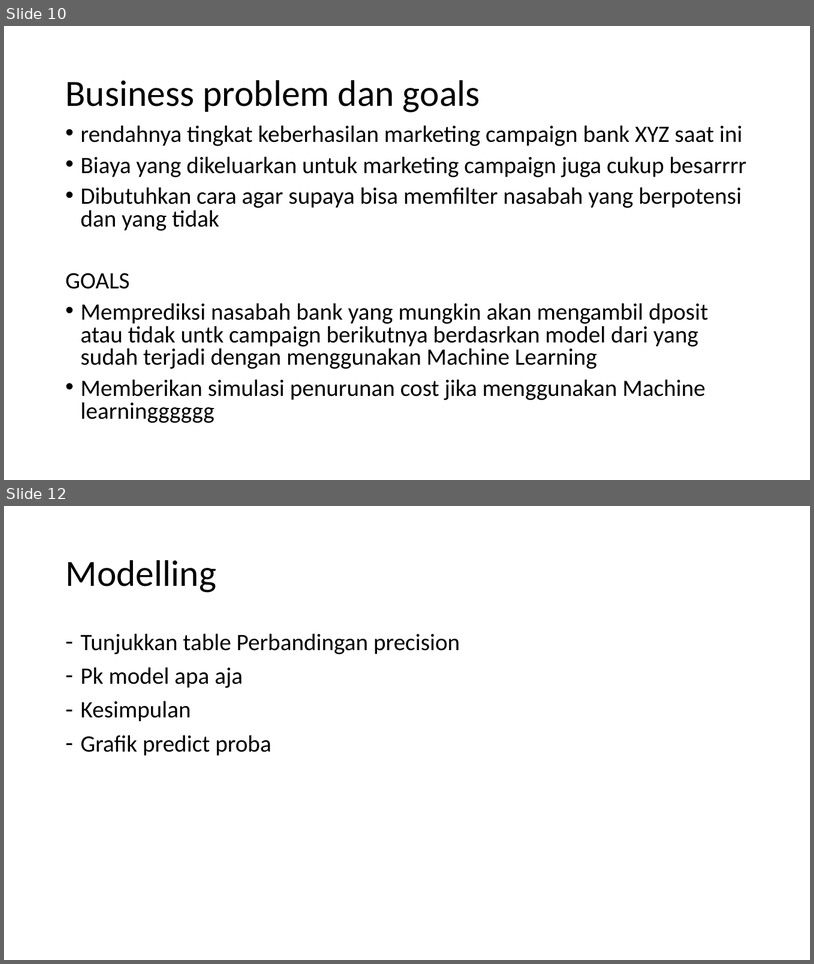
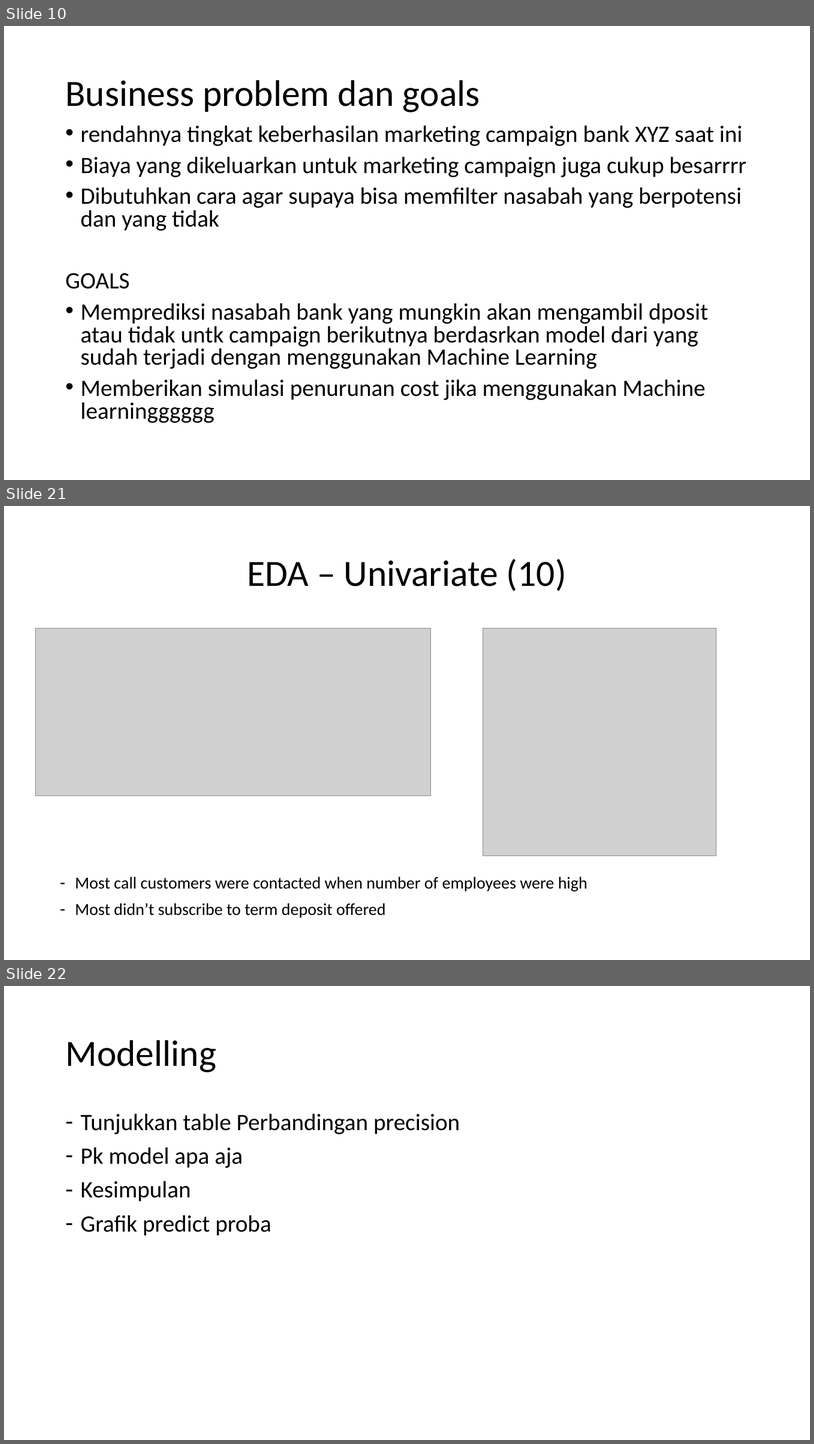
Before and after one commit to abdullahayas123/Tes-Model-Marketing-Scipy, a slide deck: Skenario Kesimpulan.pptx. Shown one above the other, each under a label of ours: slides 10 and 12 before the commit, slides 10, 21 and 22 after it; the slides between them are not shown. The pictures are 814x964 and 814x1444 pixels, drawn with LibreOffice and Linux fonts; fonts in the diff are those of the drawing; grey boxes stand for pictures. Boxes give left, top, right and bottom in pixels: in the first picture for what was removed or moved away, otherwise in the second. Text is boxed around its words. In the diff, an @@ line names an element or a change of style, - is before the commit and + after.

```diff
--- a/Skenario Kesimpulan.pptx
+++ b/Skenario Kesimpulan.pptx
@@ slide 21 added at (x1=4, y1=506, x2=810, y2=960), background #FFFFFF @@
@@ title added at (x1=247, y1=559, x2=567, y2=591), 44 pt, text #000000 @@
+EDA – Univariate (10)
@@ picture added at (x1=35, y1=628, x2=431, y2=796) @@
@@ picture added at (x1=483, y1=628, x2=717, y2=856) @@
@@ text added at (x1=75, y1=876, x2=588, y2=918), 20 pt, text #000000 @@
+– Most call customers were contacted when number of employees were high
+– Most didn’t subscribe to term deposit offered
@@ what was slide 12 is now slide 22 @@
```
Also in this commit, not shown: 10 other slides added, 1 slide removed, 26 other files.
